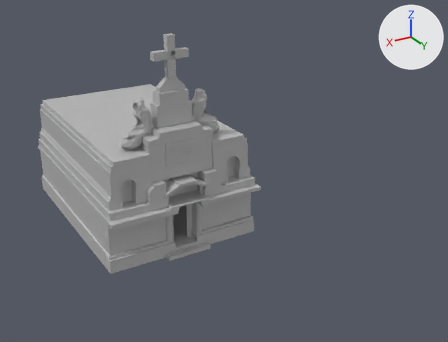
A saved change to the Blender file floor.blend.
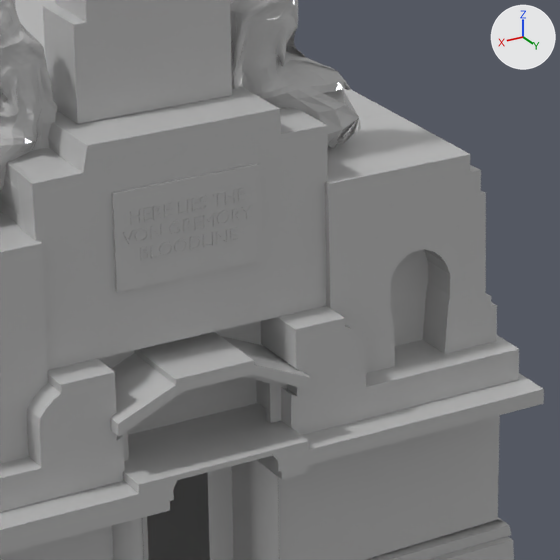
Each version appears first whole from a 50 mm lens placed at (7.59, 5.79, 9.88), pointed at (-0.42, -7.57, 3.2), and next in a close-up on the part from 31% to 59% of the width and 30% to 66% of the height. The axes (+X, +Y, +Z) are drawn at upper right. The lights are the same throughout.
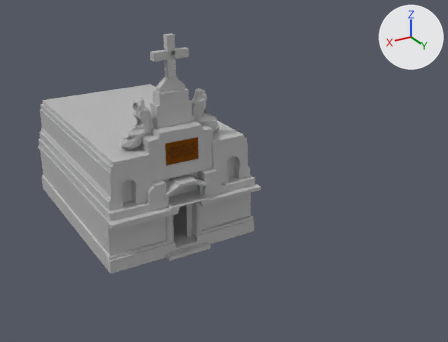
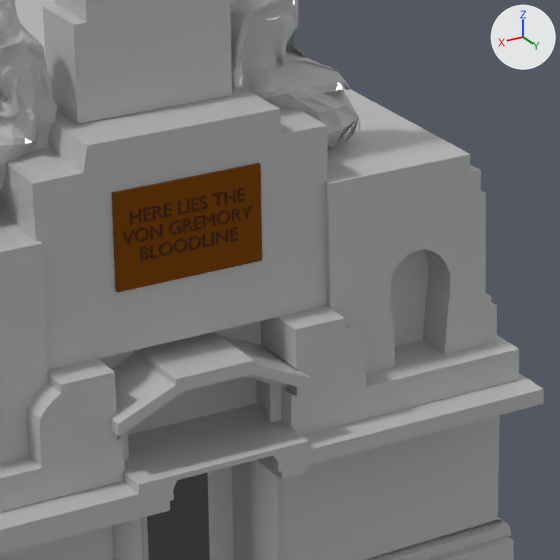
The change, as a list of edits to the scene's bpy script:
```text
Add mat_texto_placa:
    mat_texto_placa = principled_material('texto placa')
    mat_texto_placa.base_color = (0.072, 0.0171, 0.0)  # brown #4c2300
    mat_texto_placa.metallic = 0.383
Add mat_placa:
    mat_placa = principled_material('placa')
    mat_placa.base_color = (0.271, 0.076, 0.0)  # brown #8e4e00
    mat_placa.metallic = 0.838
    mat_placa.roughness = 0.452
Change me_plane_004:
    where me_plane_004.from_pydata(...)  # 7712 vertices, 5657 faces, 2 loose edges; spans x -6.9..-1.9, y -4.2..3.1, z 5.7..21.9
    used by ob_plane; location = (4.421, 5.816, 1.325); rotation_euler = (1.438, 0.0, 0.0), in degrees (82, 0, 0)
    me_plane_004 part 1: 6 of the faces centred in x -5.0..-3.9, y -0.4..0.3, z 15.2 switch from mat_material_001 (its picture is missing) to mat_placa (brown #8e4e00)
    me_plane_004 part 2: 1149 of the faces centred in x -4.9..-4.0, y -0.2..0.1, z 15.2 switch from mat_material_001 (its picture is missing) to mat_texto_placa (brown #4c2300)
```

Where the change shows, as pixel boxes [x1, y1, x2, y2] in the close-ups (560 x 560 px):
part 1 of me_plane_004, recoloured (grey to brown): [112, 163, 262, 293] in both
part 2 of me_plane_004, recoloured (grey to brown): [123, 188, 253, 261] in both
